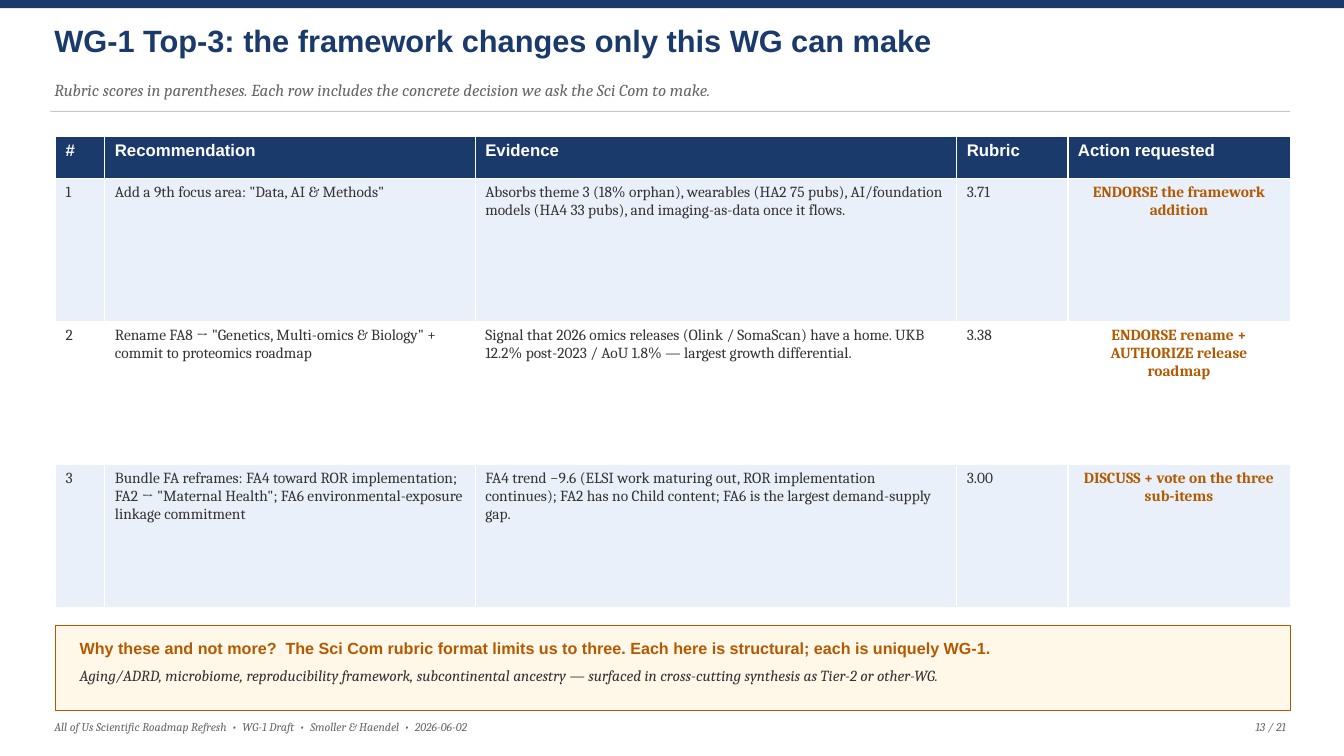
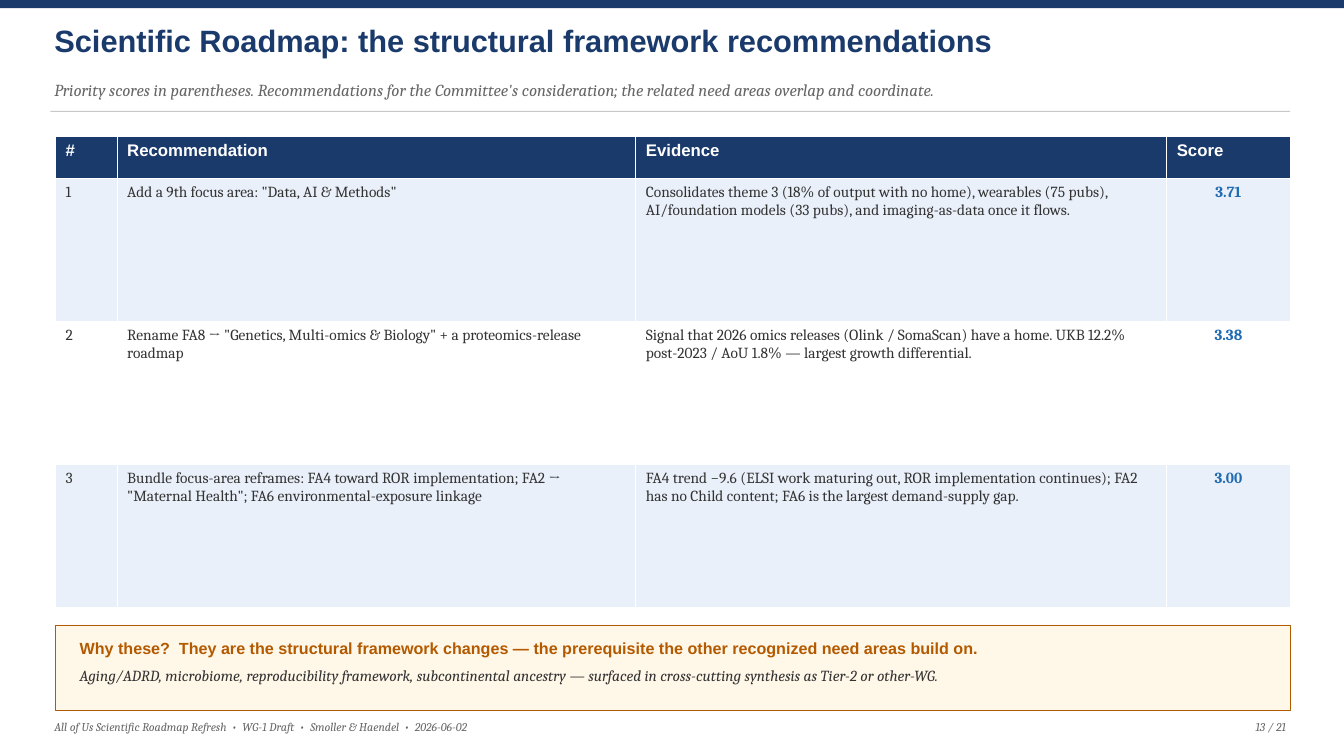
Before and after one commit to mellybelly/all-of-us, a slide deck: slide 13 of resources/deliverables/AoU_Roadmap_Refresh_Draft_Deck.pptx. Drawn at 1344x756 pixels with LibreOffice and Linux fonts; fonts in the diff are those of the drawing. Boxes give left, top, right and bottom in pixels: in the first picture for what was removed or moved away, otherwise in the second. Text is boxed around its words. In the diff, an @@ line names an element or a change of style, - is before the commit and + after.

```diff
--- a/resources/deliverables/AoU_Roadmap_Refresh_Draft_Deck.pptx
+++ b/resources/deliverables/AoU_Roadmap_Refresh_Draft_Deck.pptx
@@ text at [54, 29, 992, 58]: text changed @@
-WG-1 Top-3: the framework changes only this WG can make
+Scientific Roadmap: the structural framework recommendations
@@ text at [54, 84, 934, 100]: text changed @@
-Rubric scores in parentheses. Each row includes the concrete decision we ask the Sci Com to make.
+Priority scores in parentheses. Recommendations for the Committee's consideration; the related need areas overlap and coordinate.
@@ table at [55, 136, 1291, 608] @@
-column 2: Recommendation | Add a 9th focus area: "Data, AI & Methods" | Rename FA8 → "Genetics, Multi-omics & Biology" + commit to proteomics roadmap | Bundle FA reframes: FA4 toward ROR implementation; FA2 → "Maternal Health"; FA6 environmental-exposure linkage commitment
-column 3: Evidence | Absorbs theme 3 (18% orphan), wearables (HA2 75 pubs), AI/foundation models (HA4 33 pubs), and imaging-as-data once it flows. | Signal that 2026 omics releases (Olink / SomaScan) have a home. UKB 12.2% post-2023 / AoU 1.8% — largest growth differential. | FA4 trend −9.6 (ELSI work maturing out, ROR implementation continues); FA2 has no Child content; FA6 is the largest demand-supply gap.
-column 4: Rubric | 3.71 | 3.38 | 3.00
-column 5: Action requested | ENDORSE the framework addition | ENDORSE rename + AUTHORIZE release roadmap | DISCUSS + vote on the three sub-items
+column 2: Recommendation | Add a 9th focus area: "Data, AI & Methods" | Rename FA8 → "Genetics, Multi-omics & Biology" + a proteomics-release roadmap | Bundle focus-area reframes: FA4 toward ROR implementation; FA2 → "Maternal Health"; FA6 environmental-exposure linkage
+column 3: Evidence | Consolidates theme 3 (18% of output with no home), wearables (75 pubs), AI/foundation models (33 pubs), and imaging-as-data once it flows. | Signal that 2026 omics releases (Olink / SomaScan) have a home. UKB 12.2% post-2023 / AoU 1.8% — largest growth differential. | FA4 trend −9.6 (ELSI work maturing out, ROR implementation continues); FA2 has no Child content; FA6 is the largest demand-supply gap.
+column 4: Score | 3.71 | 3.38 | 3.00
@@ text at [80, 642, 977, 657]: text changed @@
-Why these and not more? The Sci Com rubric format limits us to three. Each here is structural; each is uniquely WG-1.
+Why these? They are the structural framework changes — the prerequisite the other recognized need areas build on.
```
Also in this commit, not shown: 6 other slides changed, 11 other files.
